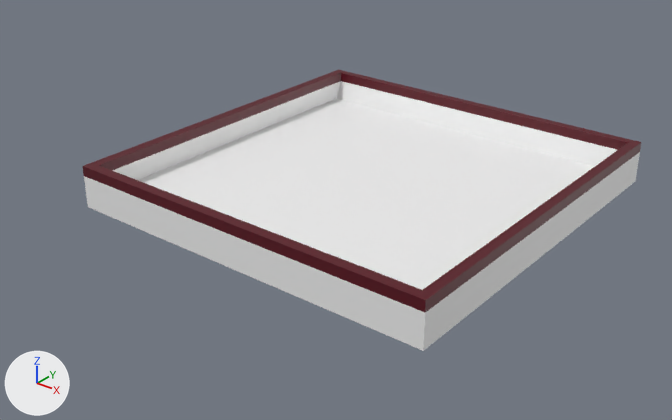
An edit to the Blender file Playspace.blend, drawn before and after from the same camera.
One viewpoint serves both versions: a 50 mm camera at (20.4, -27.7, 15.7) aimed at (-2.5, 0.9, -2.1). Arrows for +X, +Y and +Z are at lower left; the lights stay in place.
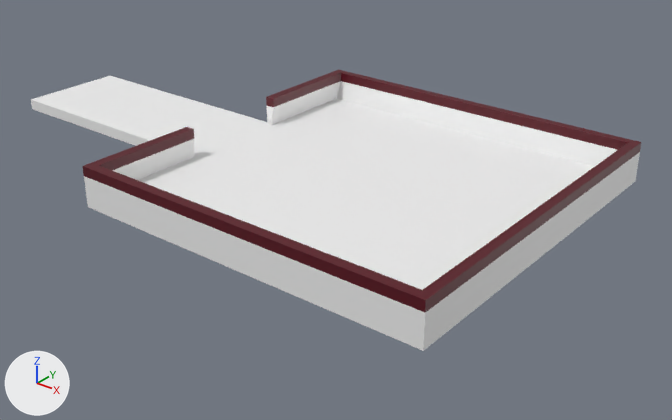
Pixel boxes (x1, y1, x2, y2) of what changed, in the pictures (672 x 420 px):
'Cube', reshaped (9% wider)
    before: (83, 70, 641, 351)
    after: (31, 70, 641, 351)
part 1 of me_cube, built on
    before: (132, 96, 290, 157)
    after: (31, 76, 290, 157)

The edits, one by one:
me_cube is used by ob_cube; location (0.0, 0.0, 0.0).
me_cube had 64 vertices, 63 faces and spanned x -7.9..7.9, y -7.9..7.9, z -0.3..1.5.
me_cube now has 100 vertices, 99 faces and spans x -19.4..7.9, y -7.9..7.9, z -0.3..1.5.
Part 1, on me_cube:
16 faces are deleted.
8 vertices are added at x -19.4..7.5, y -2.6..2.5, z -0.3..0.3.
14 new vertices lie (0.0, -5.1, 0.0) away from vertices in x -7.9..7.9, y 7.6, z -0.3..1.5.
14 new vertices lie (0.0, 5.0, 0.0) away from vertices in x -7.9..7.9, y -7.5, z -0.3..1.5.
35 new faces join them, mat_material (white #f1f1f1).
17 new faces join them, mat_material_001 (dark red #580016).
